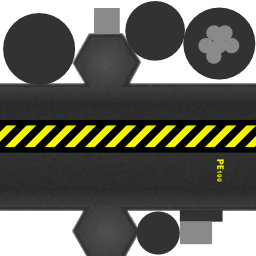
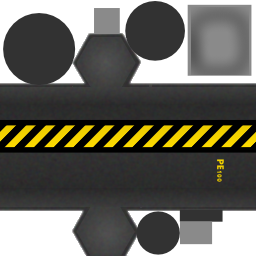
Before/after of a w=256, h=256 layered artwork. What changed in the layer stack:
added layer "Effetti3 #1" (62%) above "Effetti3" over [191, 7, 249, 75]
painted on "logo.png" over [217, 159, 224, 182]
painted on "particolari.png" over [0, 4, 256, 148]
